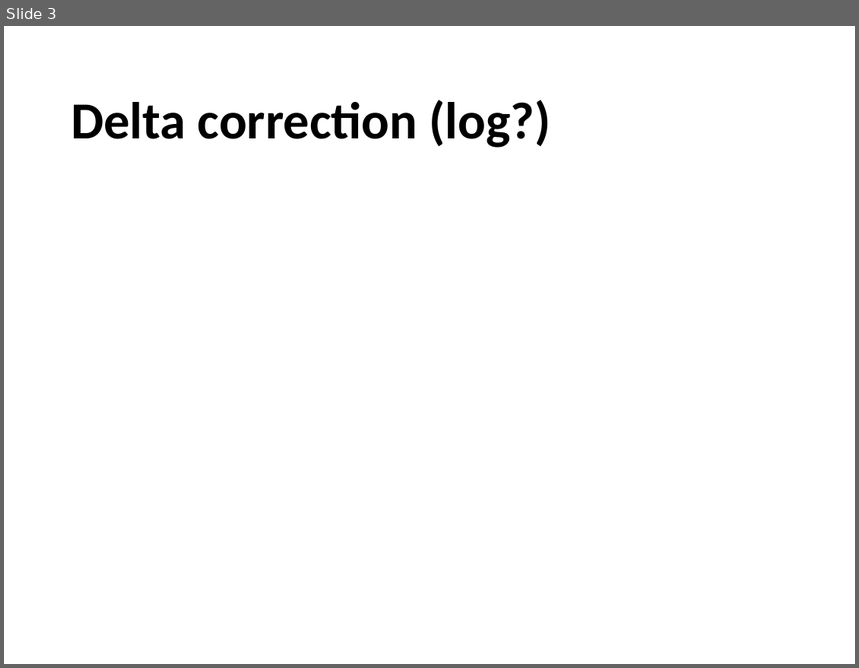
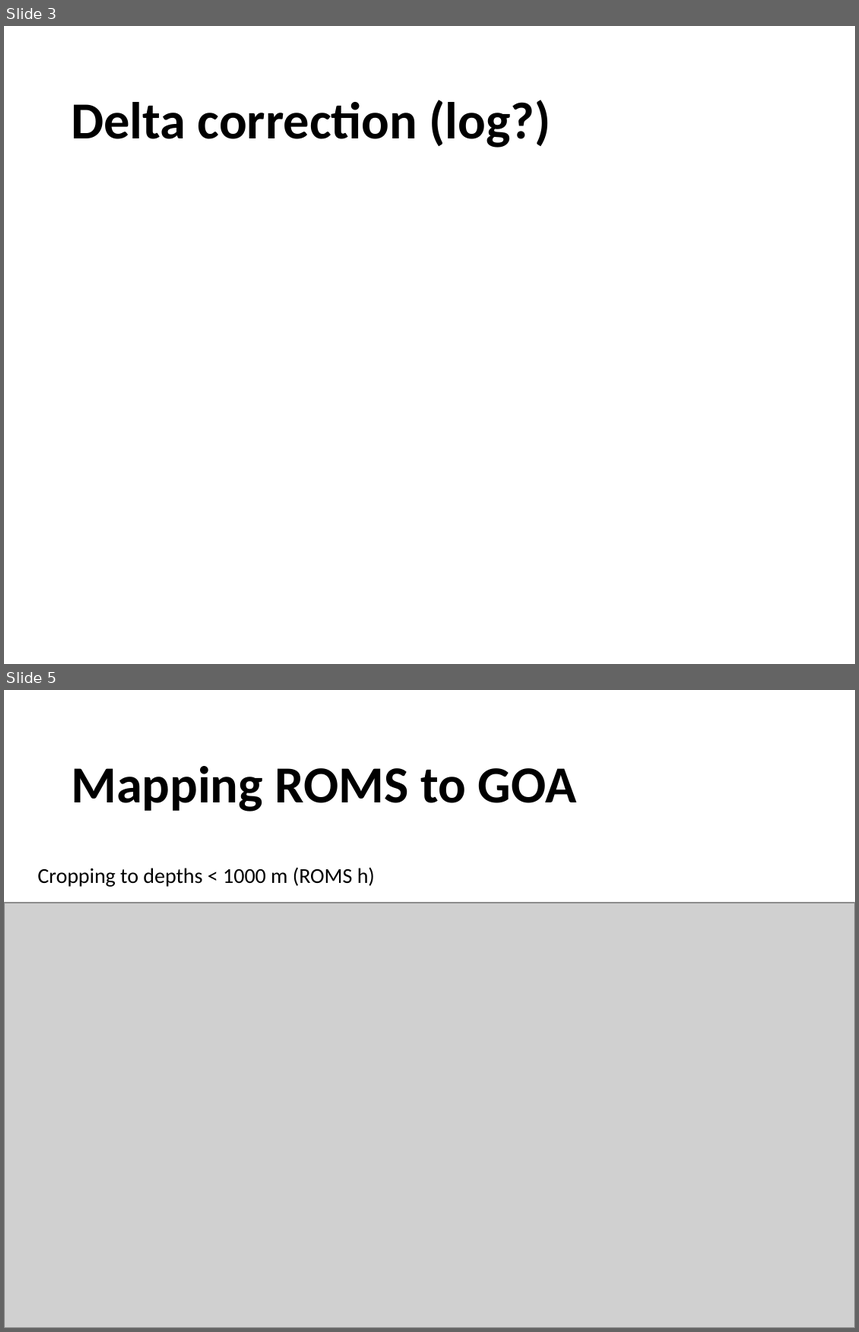
Before and after one commit to biadias/ROMS_to_Index, a slide deck: Index presentation 1-12-2023-.pptx. Shown one above the other, each under a label of ours: slide 3 before the commit, slides 3 and 5 after it; the slides between them are not shown. The pictures are 859x668 and 859x1332 pixels, drawn with LibreOffice and Linux fonts; fonts in the diff are those of the drawing; grey boxes stand for pictures. Boxes give left, top, right and bottom in pixels: in the first picture for what was removed or moved away, otherwise in the second. Text is boxed around its words. In the diff, an @@ line names an element or a change of style, - is before the commit and + after.

```diff
--- a/Index presentation 1-12-2023-.pptx
+++ b/Index presentation 1-12-2023-.pptx
@@ slide 5 added at box(4, 690, 855, 1328), background #FFFFFF @@
@@ title added at box(71, 766, 576, 812), 44 pt, text #000000, bold @@
+Mapping ROMS to GOA
@@ text added at box(37, 867, 375, 887), 18 pt, text #000000 @@
+Cropping to depths < 1000 m (ROMS h)
@@ picture added at box(4, 903, 855, 1328) @@
```
Also in this commit, not shown: 2 slides changed, 1 other slide added.
